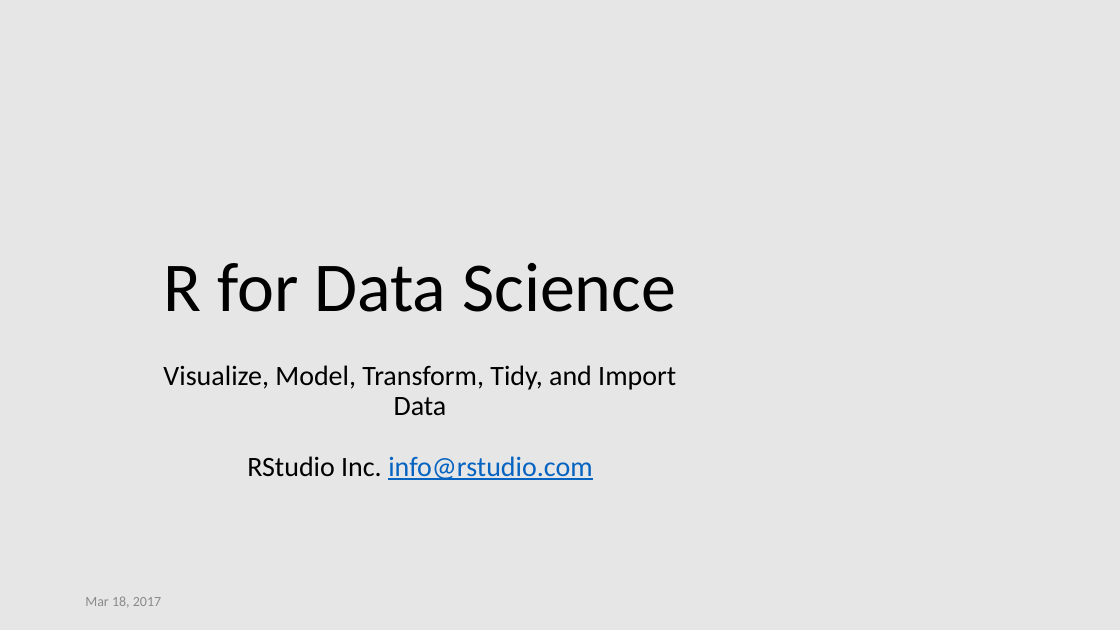
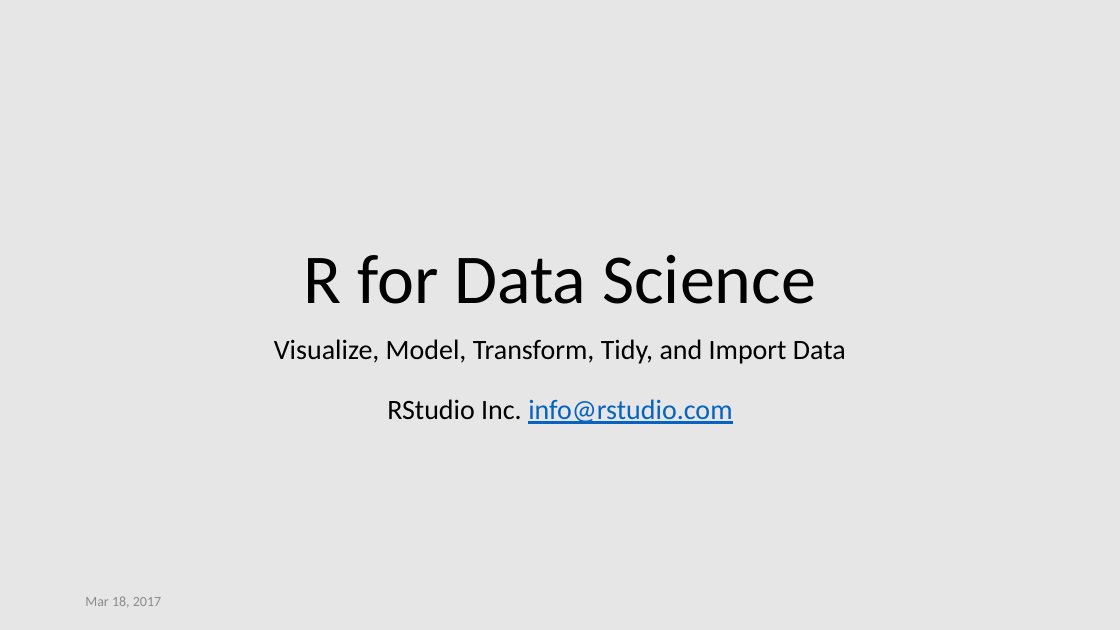
Before and after one commit to nwstephens/rmd2ppt, a slide deck: slide 1 of 06-r4ds/r4ds.pptx. Drawn at 1120x630 pixels with LibreOffice and Linux fonts; fonts in the diff are those of the drawing; background and template pictures are left out. Boxes give left, top, right and bottom in pixels: in the first picture for what was removed or moved away, otherwise in the second. Text is boxed around its words. In the diff, an @@ line names an element or a change of style, - is before the commit and + after.

```diff
--- a/06-r4ds/r4ds.pptx
+++ b/06-r4ds/r4ds.pptx
@@ title "R for Data Science": place and size @@
-title "R for Data Science" at (164,263,676,312)
+title "R for Data Science" at (304,255,816,304)
@@ subtitle "Visualize, Model, Transform, Tidy, and ..." rewrapped from (163,365,676,480) to (274,339,846,424) @@
```
Also in this commit, not shown: 6 other slides changed, 3 other files.
